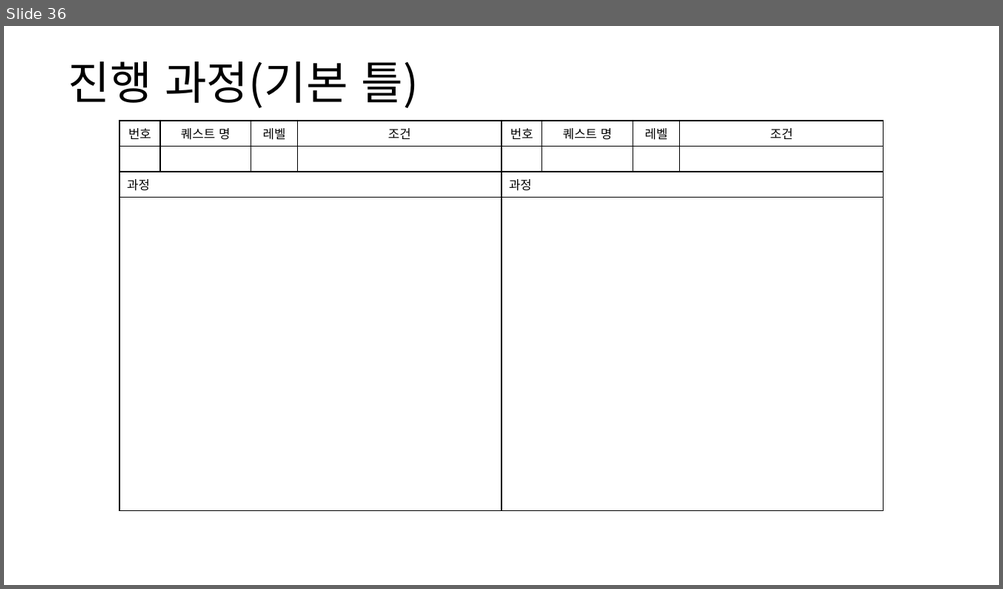
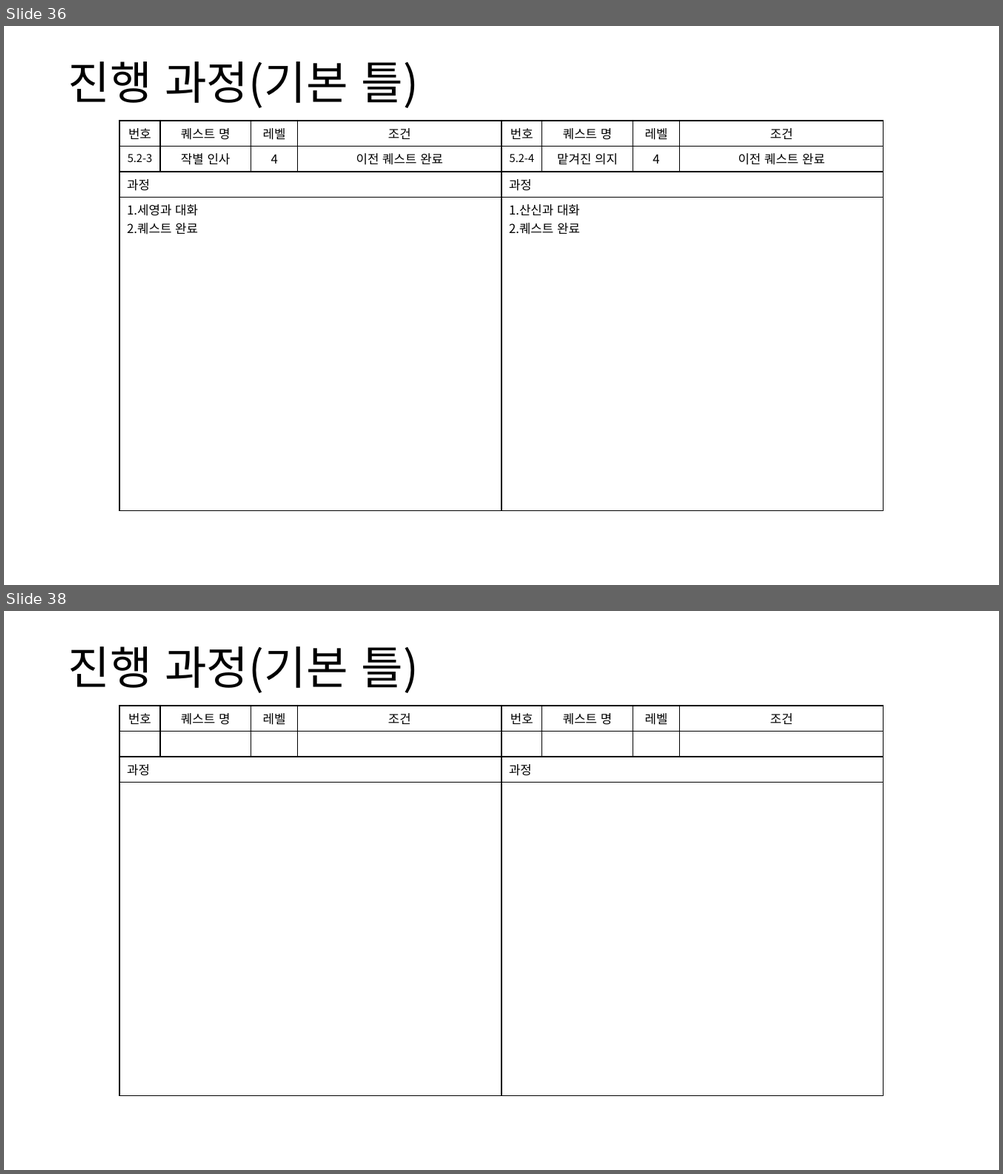
Before and after one commit to yjk0401/unityenginebasic_9th, a slide deck: 기획/퀘스트(메인) 기획서.pptx. Shown one above the other, each under a label of ours: slide 36 before the commit, slides 36 and 38 after it; the slides between them are not shown. The pictures are 1003x589 and 1003x1174 pixels, drawn with LibreOffice and Linux fonts; fonts in the diff are those of the drawing. Boxes give left, top, right and bottom in pixels: in the first picture for what was removed or moved away, otherwise in the second. Text is boxed around its words. In the diff, an @@ line names an element or a change of style, - is before the commit and + after.

```diff
--- a/기획/퀘스트(메인) 기획서.pptx
+++ b/기획/퀘스트(메인) 기획서.pptx
@@ slide 36 added at [4, 26, 999, 585], background #FFFFFF @@
@@ text added at [68, 62, 418, 108], 44 pt, text #000000 @@
+진행 과정(기본 틀)
@@ table added at [119, 121, 502, 501], 4 rows, 4 columns @@
+번호 | 퀘스트 명 | 레벨 | 조건
+5.2-3 | 작별 인사 | 4 | 이전 퀘스트 완료
+과정 |  |  | 
+1.세영과 대화 / 2.퀘스트 완료 |  |  | 
@@ table added at [502, 121, 884, 501], 4 rows, 4 columns @@
+번호 | 퀘스트 명 | 레벨 | 조건
+5.2-4 | 맡겨진 의지 | 4 | 이전 퀘스트 완료
+과정 |  |  | 
+1.산신과 대화 / 2.퀘스트 완료 |  |  | 
@@ what was slide 36 is now slide 38 @@
```
Also in this commit, not shown: 3 slides changed, 1 other slide added, 14 other files.
